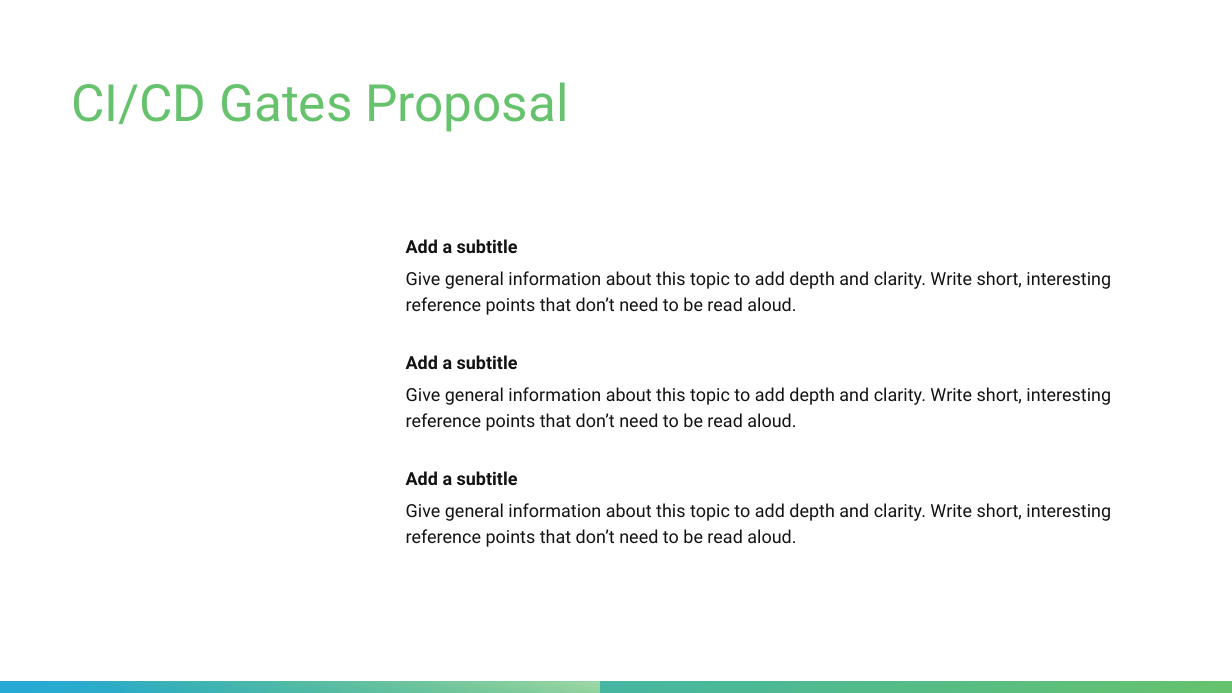
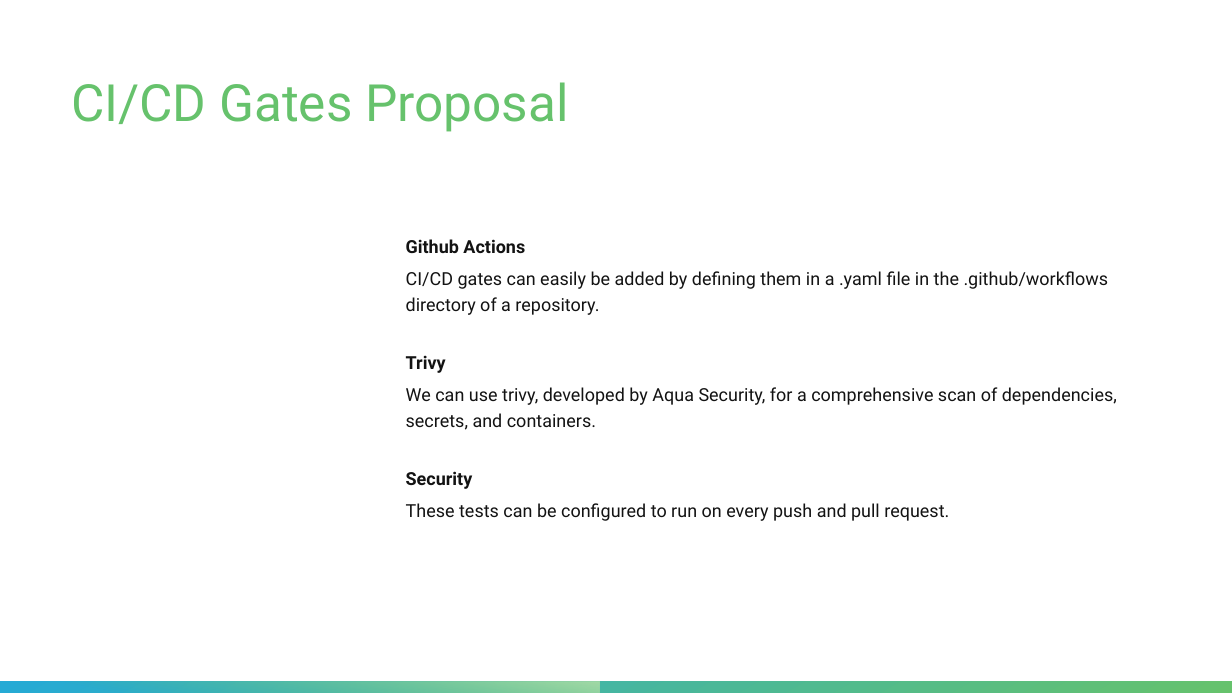
Before and after one commit to PaullyDK/DevSecOpsProjOne, a slide deck: slide 6 of Presentation/proj1.pptx (slide 7 before the commit). Drawn at 1232x693 pixels with LibreOffice and Linux fonts; fonts in the diff are those of the drawing. Boxes give left, top, right and bottom in pixels: in the first picture for what was removed or moved away, otherwise in the second. Text is boxed around its words. In the diff, an @@ line names an element or a change of style, - is before the commit and + after.

```diff
--- a/Presentation/proj1.pptx
+++ b/Presentation/proj1.pptx
@@ text at (406, 239, 1117, 521): text changed @@
-Add a subtitle
-  Give general information about this topic to add depth and clarity. Write short, interesting reference points that don’t need to be read aloud.
-Add a subtitle
-  Give general information about this topic to add depth and clarity. Write short, interesting reference points that don’t need to be read aloud.
-Add a subtitle
-  Give general information about this topic to add depth and clarity. Write short, interesting reference points that don’t need to be read aloud.
+Github Actions
+  CI/CD gates can easily be added by defining them in a .yaml file in the .github/workflows directory of a repository.
+Trivy
+  We can use trivy, developed by Aqua Security, for a comprehensive scan of dependencies, secrets, and containers.
+Security
+  These tests can be configured to run on every push and pull request.
```
Also in this commit, not shown: 4 other slides changed, 3 slides removed.
